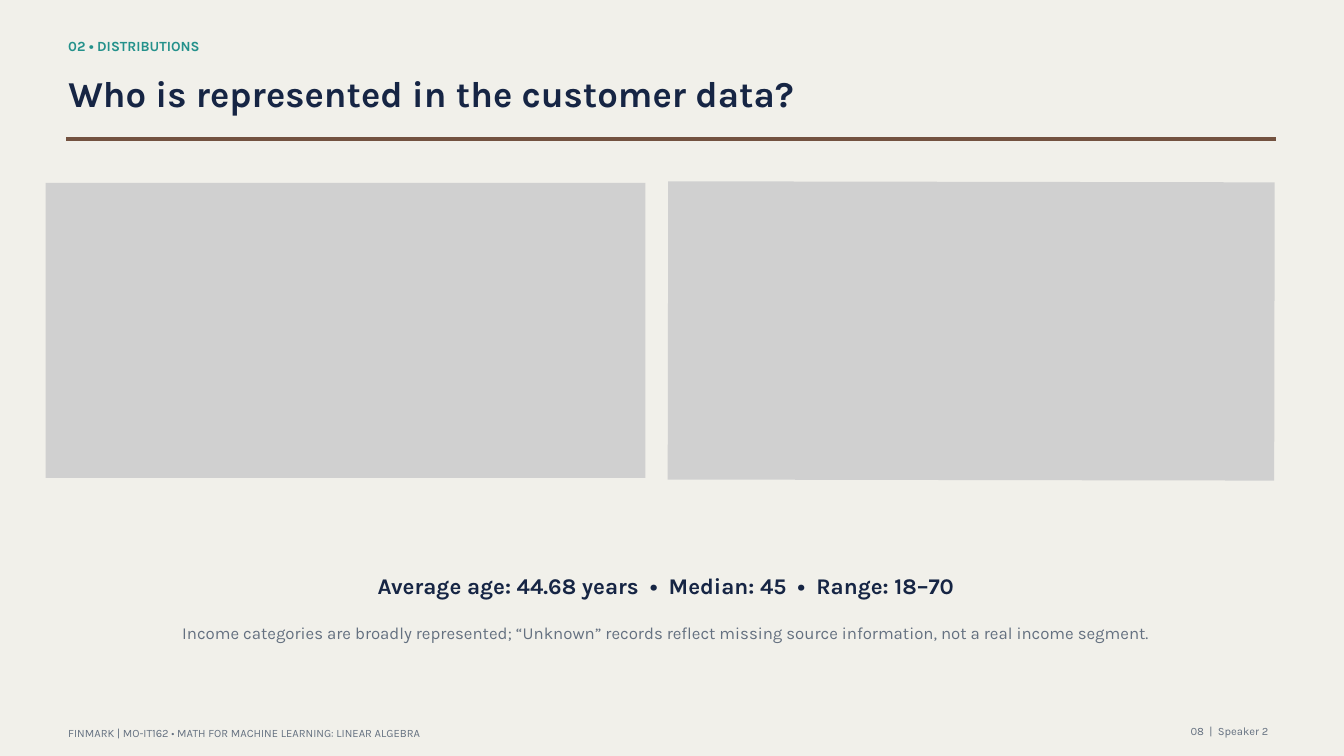
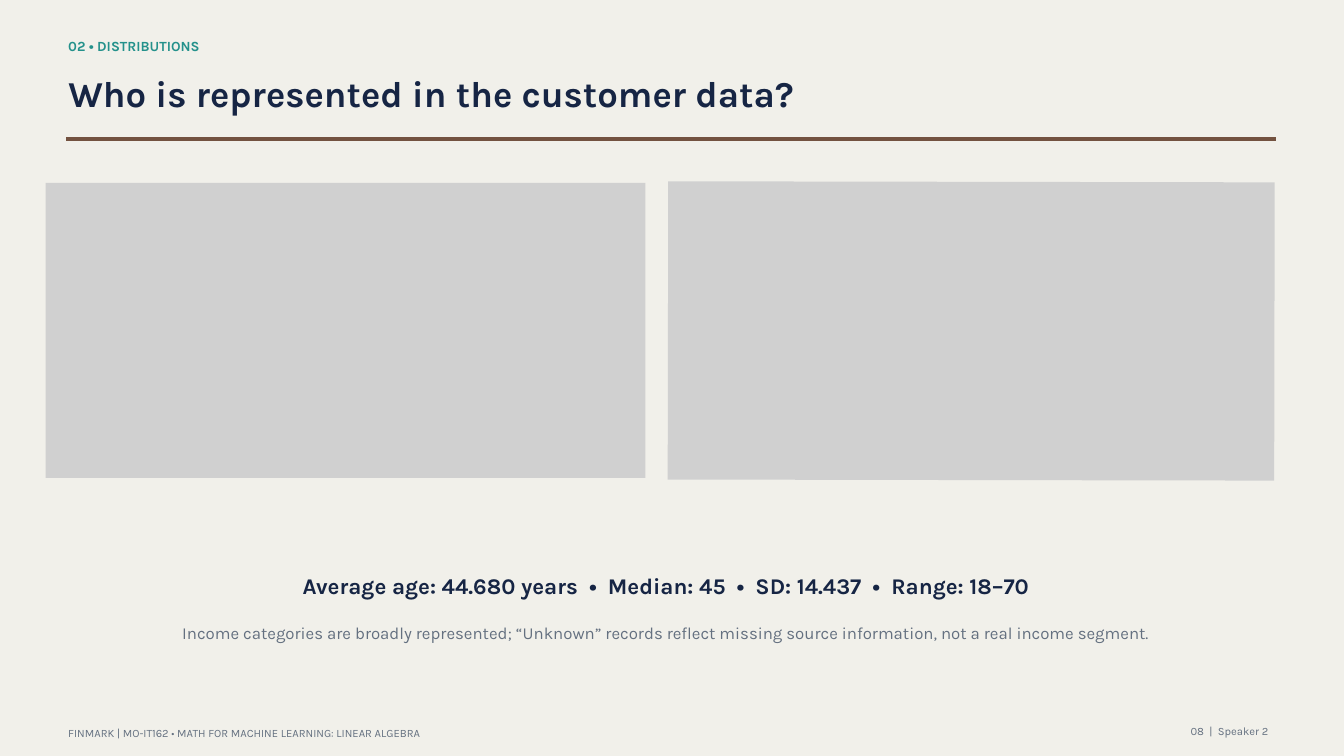
Before and after one commit to nix-cy/FinMark-Terminal-Assessment, a slide deck: slide 8 of Terminal_Assessment/presentation/MO-IT162 Terminal Assessment - ML Solution - BSIT- H3101 - Group 6.pptx. Drawn at 1344x756 pixels with LibreOffice and Linux fonts; fonts in the diff are those of the drawing; grey boxes stand for pictures. Boxes give left, top, right and bottom in pixels: in the first picture for what was removed or moved away, otherwise in the second. Text is boxed around its words. In the diff, an @@ line names an element or a change of style, - is before the commit and + after.

```diff
--- a/Terminal_Assessment/presentation/MO-IT162 Terminal Assessment - ML Solution - BSIT- H3101 - Group 6.pptx
+++ b/Terminal_Assessment/presentation/MO-IT162 Terminal Assessment - ML Solution - BSIT- H3101 - Group 6.pptx
@@ text at (x1=303, y1=578, x2=1029, y2=600): text changed @@
-Average age: 44.68 years • Median: 45 • Range: 18–70
+Average age: 44.680 years • Median: 45 • SD: 14.437 • Range: 18–70
```
Also in this commit, not shown: 3 other slides changed.
